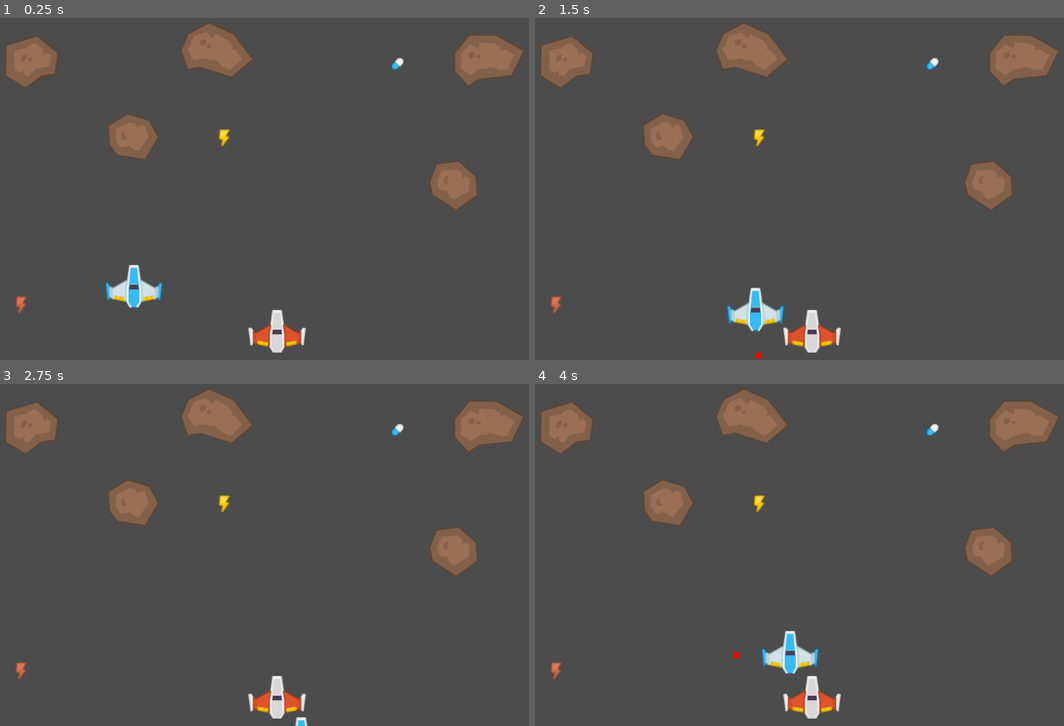
Above: before the commit, frames 1-4 (two rows, left to right).
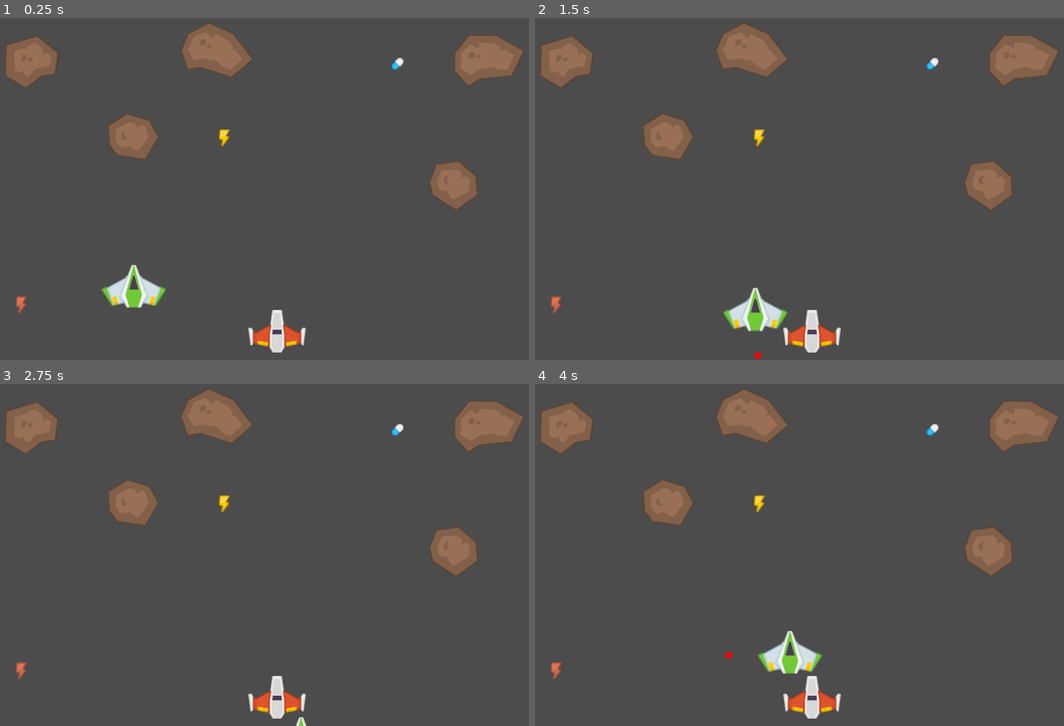
Above: after the commit, the same moments.

Repository: danlima133/SpaceShooterRDX
Game: Godot game, scene res://tests/scenes/test_window.tscn
Two runs of this game, one before a commit and one after it. Both use one fixed random seed, a clock stepped at 60 frames per second and the inputs below. The project has no main scene, so this scene is started directly.
Inputs:
- Up to frame 1 (0.25 s): no input
- Up to frame 2 (1.5 s): tap Enter at 0.5 s; hold D (player_right) 0.53-1.28 s; hold S (player_down) from 1.28 s (still down)
- Up to frame 3 (2.75 s): release S (player_down) at 2.03 s; hold D (player_right) from 2.03 s (still down)
- Up to frame 4 (4 s): release D (player_right) at 2.78 s; hold W (player_up) 2.78-3.53 s; hold A (player_left) from 3.53 s (still down)

The runs differ from the first frame. In frame 1, 0.7% of the frame differs, in the area x 19-32%, y 72-85%; in frame 2, 0.7%; in frame 3, less than 0.1%; in frame 4, 0.7%, in the area x 36-55%, y 72-85%.

Commit message:
feat: add manager componet and reagornized player sprite by level

Diff:
--- a/game_objects/player/componets/scripts/attributes.gd
+++ b/game_objects/player/componets/scripts/attributes.gd
@@ -1,4 +1,4 @@
-extends Node
+extends Componet
 
 export var _velocity:int
 
--- a/game_objects/player/componets/scripts/contetion.gd
+++ b/game_objects/player/componets/scripts/contetion.gd
@@ -1,14 +1,17 @@
-extends Node
+extends Componet
 
 export(int) var rangeMax = 1
 
-onready var visibility = $"../visibility"
-onready var player_flags = $"../player_flags"
-onready var texture = $"../texture"
+onready var visibility = $"../../visibility"
+onready var texture = $"../../texture"
 
-onready var player = get_parent() as Player
+onready var player = get_parent().get_parent() as Player
+
+onready var manager_componets = $".."
 
 var _warning = false
+
+var player_flags:Componet
 
 func getWaring() -> bool:
 	return _warning
@@ -21,6 +24,9 @@
 	if player_flags.getFlagState(player_flags.BOUNDS):
 		_warning = false
 
-func _process(delta):
+func _init_componet():
+	player_flags = currentManager.getComponet(1)
+
+func _process(_delta):
 	visibility.position = (player.playerLastDir * texture.texture.get_size()) * Vector2(rangeMax, rangeMax)
 	print(getWaring())
--- a/game_objects/player/componets/scripts/player_flags.gd
+++ b/game_objects/player/componets/scripts/player_flags.gd
@@ -1,4 +1,4 @@
-extends Node
+extends Componet
 
 enum {
 	MOVEMENT
--- a/game_objects/player/scene/player.tscn
+++ b/game_objects/player/scene/player.tscn
@@ -1,10 +1,11 @@
-[gd_scene load_steps=6 format=2]
+[gd_scene load_steps=7 format=2]
 
 [ext_resource path="res://game_objects/player/script/player.gd" type="Script" id=1]
 [ext_resource path="res://game_objects/player/componets/scripts/attributes.gd" type="Script" id=2]
 [ext_resource path="res://game_objects/player/componets/scripts/player_flags.gd" type="Script" id=3]
-[ext_resource path="res://assets/sprites/player/playerShip1_blue.png" type="Texture" id=4]
+[ext_resource path="res://assets/sprites/player/nvl_2/playerShip2_green.png" type="Texture" id=4]
 [ext_resource path="res://game_objects/player/componets/scripts/contetion.gd" type="Script" id=5]
+[ext_resource path="res://manager_componets/componets/manager_componets.tscn" type="PackedScene" id=6]
 
 [node name="player" type="Node2D"]
 script = ExtResource( 1 )
@@ -12,18 +13,22 @@
 [node name="texture" type="Sprite" parent="."]
 texture = ExtResource( 4 )
 
-[node name="attributes" type="Node" parent="."]
+[node name="visibility" type="VisibilityNotifier2D" parent="."]
+rect = Rect2( -5, -5, 10, 10 )
+
+[node name="manager_componets" parent="." instance=ExtResource( 6 )]
+
+[node name="attributes" type="Node" parent="manager_componets"]
 script = ExtResource( 2 )
 _velocity = 200
 
-[node name="player_flags" type="Node" parent="."]
+[node name="player_flags" type="Node" parent="manager_componets"]
 script = ExtResource( 3 )
+_id = 1
 
-[node name="contetion" type="Node" parent="."]
+[node name="contetion" type="Node" parent="manager_componets"]
 script = ExtResource( 5 )
+_id = 2
 
-[node name="visibility" type="VisibilityNotifier2D" parent="."]
-rect = Rect2( -5, -5, 10, 10 )
-
-[connection signal="screen_entered" from="visibility" to="contetion" method="_on_visibility_screen_entered"]
-[connection signal="screen_exited" from="visibility" to="contetion" method="_on_visibility_screen_exited"]
+[connection signal="screen_entered" from="visibility" to="manager_componets/contetion" method="_on_visibility_screen_entered"]
+[connection signal="screen_exited" from="visibility" to="manager_componets/contetion" method="_on_visibility_screen_exited"]
--- a/game_objects/player/script/player.gd
+++ b/game_objects/player/script/player.gd
@@ -1,10 +1,9 @@
 extends Node2D
 class_name Player
 
-onready var attributes = $attributes
-onready var player_flags = $player_flags
+onready var manager_componets = $manager_componets
+
 onready var visibility = $visibility
-
 onready var texture = $texture
 
 var _dirX:int
@@ -13,25 +12,28 @@
 var playerDir = Vector2.ZERO
 var playerLastDir = Vector2.ZERO
 
+func gameOver(die:String, _data:Dictionary):
+	print('player die: ' + die)
+
 func _getVectorToInt(x:int, y:int) -> Vector2:
 	return Vector2(x, y)
 
 func _movement(delta):
-	_dirX = Input.get_action_strength("player_right") - Input.get_action_strength("player_left")
-	_dirY = Input.get_action_strength("player_down") - Input.get_action_strength("player_up")
+	_dirX = int(Input.get_action_strength("player_right") - Input.get_action_strength("player_left"))
+	_dirY = int(Input.get_action_strength("player_down") - Input.get_action_strength("player_up"))
 
 	if _getVectorToInt(_dirX, _dirY) != Vector2.ZERO:
 		playerLastDir = _getVectorToInt(_dirX, _dirY)
 
 	playerDir = _getVectorToInt(_dirX, _dirY)
 
-	translate(playerDir.normalized() * attributes.getVelocity() * delta)
+	translate(playerDir.normalized() * manager_componets.getComponet(0).getVelocity() * delta)
 
 func _draw():
 	draw_rect(Rect2(visibility.position.x, visibility.position.y, 10, 10), Color.red, true)
 
 func _physics_process(delta):
-	if player_flags.getFlagState(player_flags.MOVEMENT):
+	if manager_componets.getComponet(1).getFlagState(manager_componets.getComponet(1).MOVEMENT):
 		_movement(delta)
 
 	update()
--- /dev/null
+++ b/interfaces/Componet.gd
@@ -0,0 +1,20 @@
+extends Node
+class_name Componet
+
+export(int, 0, 1000) var _id = 0
+
+onready var currentManager:ManagerComponets = get_parent()
+
+func setId(value:int):
+	for componet in currentManager._componets:
+		if componet.getId() == value:
+			printerr("The componet can't has same ids")
+			return false
+	_id = value
+	return true
+
+func getId() -> int:
+	return _id
+
+func _init_componet():
+	pass
--- /dev/null
+++ b/manager_componets/componets/manager_componets.tscn
@@ -0,0 +1,6 @@
+[gd_scene load_steps=2 format=2]
+
+[ext_resource path="res://manager_componets/scripts/manager_componets.gd" type="Script" id=1]
+
+[node name="manager_componets" type="Node"]
+script = ExtResource( 1 )
--- /dev/null
+++ b/manager_componets/scripts/manager_componets.gd
@@ -0,0 +1,27 @@
+extends Node
+class_name ManagerComponets
+
+signal MangerComponetsInitialize(componetsInit)
+
+var _componets:Array
+
+func _ready():
+	_componets = get_children()
+	_initialazeComponets()
+
+func getComponetsId() -> Array:
+	var ids = []
+	for componet in _componets:
+		ids.append(componet.getId())
+	return ids
+
+func getComponet(id:int):
+	for componet in _componets:
+		if id == componet.getId():
+			return componet
+	return null
+
+func _initialazeComponets():
+	for componet in _componets:
+		componet._init_componet()
+	emit_signal("MangerComponetsInitialize", _componets.size())
--- a/project.godot
+++ b/project.godot
@@ -9,12 +9,24 @@
 config_version=4
 
 _global_script_classes=[ {
+"base": "Node",
+"class": "Componet",
+"language": "GDScript",
+"path": "res://interfaces/Componet.gd"
+}, {
+"base": "Node",
+"class": "ManagerComponets",
+"language": "GDScript",
+"path": "res://manager_componets/scripts/manager_componets.gd"
+}, {
 "base": "Node2D",
 "class": "Player",
 "language": "GDScript",
 "path": "res://game_objects/player/script/player.gd"
 } ]
 _global_script_class_icons={
+"Componet": "",
+"ManagerComponets": "",
 "Player": ""
 }
 
--- a/tests/scenes/test_window.tscn
+++ b/tests/scenes/test_window.tscn
@@ -3,7 +3,7 @@
 [ext_resource path="res://assets/sprites/meteors/meteorBrown_big1.png" type="Texture" id=1]
 [ext_resource path="res://assets/sprites/meteors/meteorBrown_big2.png" type="Texture" id=2]
 [ext_resource path="res://assets/sprites/meteors/meteorBrown_big3.png" type="Texture" id=3]
-[ext_resource path="res://assets/sprites/player/playerShip1_orange.png" type="Texture" id=4]
+[ext_resource path="res://assets/sprites/player/nvl_1/playerShip1_orange.png" type="Texture" id=4]
 [ext_resource path="res://assets/sprites/power_ups/pill_blue.png" type="Texture" id=5]
 [ext_resource path="res://assets/sprites/power_ups/bolt_gold.png" type="Texture" id=6]
 [ext_resource path="res://assets/sprites/power_ups/bolt_bronze.png" type="Texture" id=7]
Renamed: assets/sprites/player/playerShip1_blue.png -> assets/sprites/player/nvl_1/playerShip1_blue.png
Not shown, changed: assets/sprites/player/nvl_1/playerShip1_blue.png.import
Renamed: assets/sprites/player/playerShip1_green.png -> assets/sprites/player/nvl_1/playerShip1_green.png
Not shown, changed: assets/sprites/player/nvl_1/playerShip1_green.png.import
Renamed: assets/sprites/player/playerShip1_orange.png -> assets/sprites/player/nvl_1/playerShip1_orange.png
Not shown, changed: assets/sprites/player/nvl_1/playerShip1_orange.png.import
Renamed: assets/sprites/player/playerShip1_red.png -> assets/sprites/player/nvl_1/playerShip1_red.png
Not shown, changed: assets/sprites/player/nvl_1/playerShip1_red.png.import
Renamed: assets/sprites/player/playerShip2_blue.png -> assets/sprites/player/nvl_2/playerShip2_blue.png
Not shown, changed: assets/sprites/player/nvl_2/playerShip2_blue.png.import
Renamed: assets/sprites/player/playerShip2_green.png -> assets/sprites/player/nvl_2/playerShip2_green.png
Not shown, changed: assets/sprites/player/nvl_2/playerShip2_green.png.import
(and 12 more such lines)
